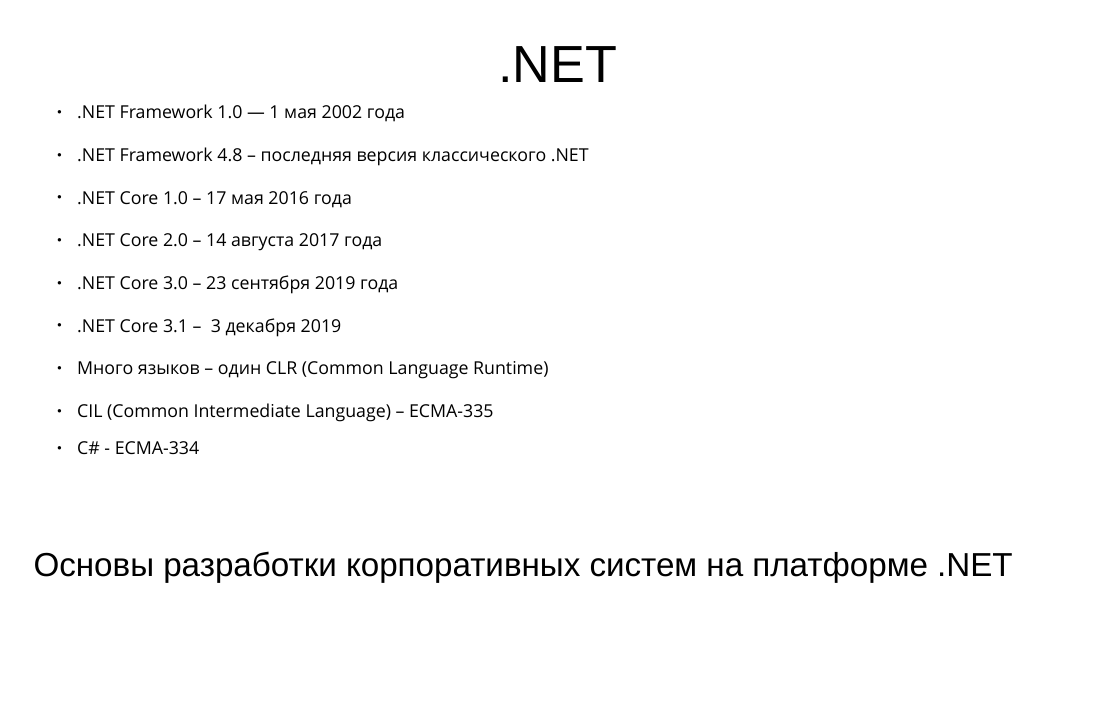
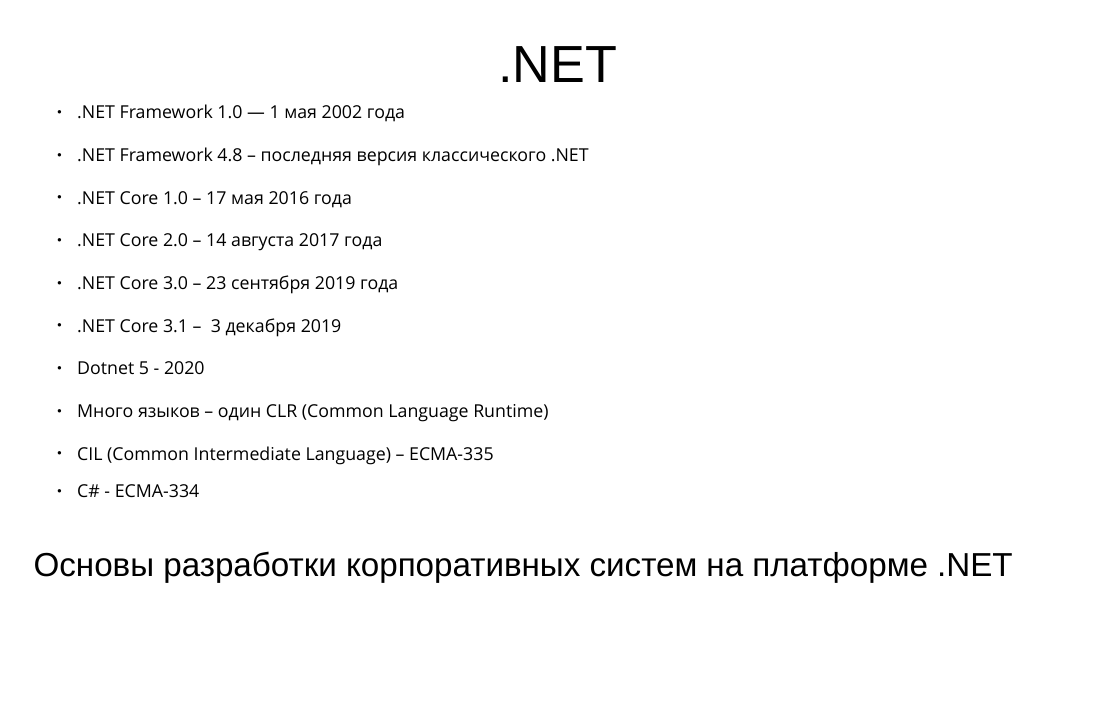
Before and after one commit to PeshekhonovK/ExampleSolution, a slide deck: slide 2 of docs/ЛЭТИ ВвПП 2020.1.pptx. Drawn at 1120x706 pixels with LibreOffice and Linux fonts; fonts in the diff are those of the drawing; background and template pictures are left out. Boxes give left, top, right and bottom in pixels: in the first picture for what was removed or moved away, otherwise in the second. Text is boxed around its words. In the diff, an @@ line names an element or a change of style, - is before the commit and + after.

```diff
--- a/docs/ЛЭТИ ВвПП 2020.1.pptx
+++ b/docs/ЛЭТИ ВвПП 2020.1.pptx
@@ text at [77, 361, 205, 374]: paragraph added @@
+● Dotnet 5 - 2020
```
Also in this commit, not shown: 3 other slides changed, 1 slide removed.
